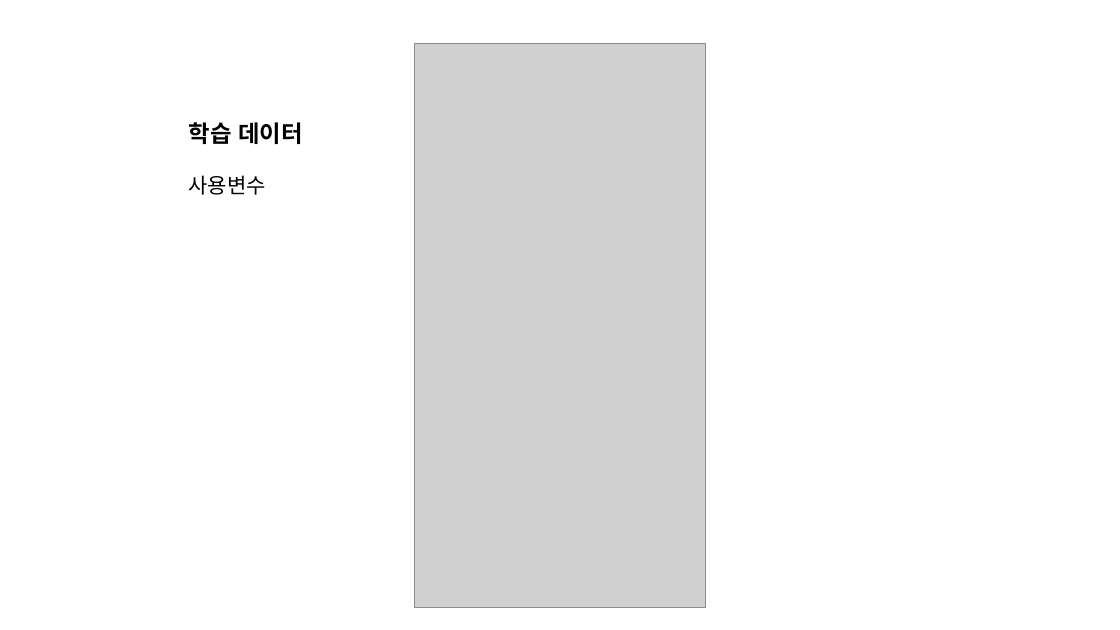
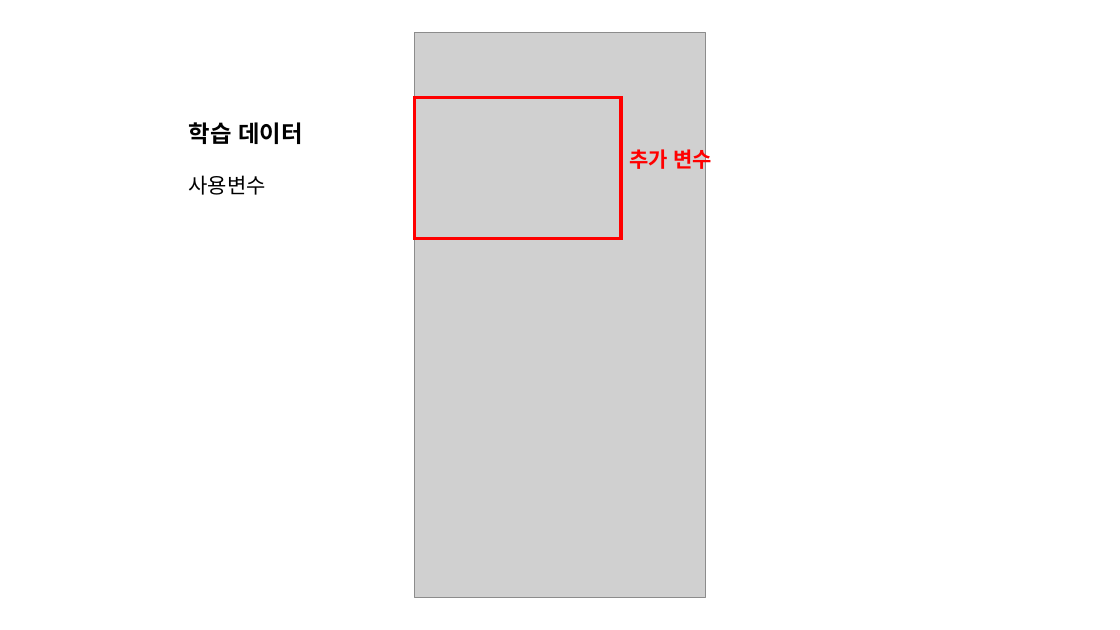
Before and after one commit to 2023dacon/Power-usage-Prediction, a slide deck: slide 4 of 파일/대회.pptx. Drawn at 1120x630 pixels with LibreOffice and Linux fonts; fonts in the diff are those of the drawing; grey boxes stand for pictures. Boxes give left, top, right and bottom in pixels: in the first picture for what was removed or moved away, otherwise in the second. Text is boxed around its words. In the diff, an @@ line names an element or a change of style, - is before the commit and + after.

```diff
--- a/파일/대회.pptx
+++ b/파일/대회.pptx
@@ picture: place and size @@
-picture at [415,44,706,608]
+picture at [415,33,706,597]
@@ rectangle added at [415,97,621,239], outline #FF0000 3 pt @@
@@ text added at [629,146,713,172], 18 pt, text #FF0000, bold @@
+추가 변수
```
Also in this commit, not shown: 2 other slides changed, 6 slides added, 2 slides removed, 2 other files.
